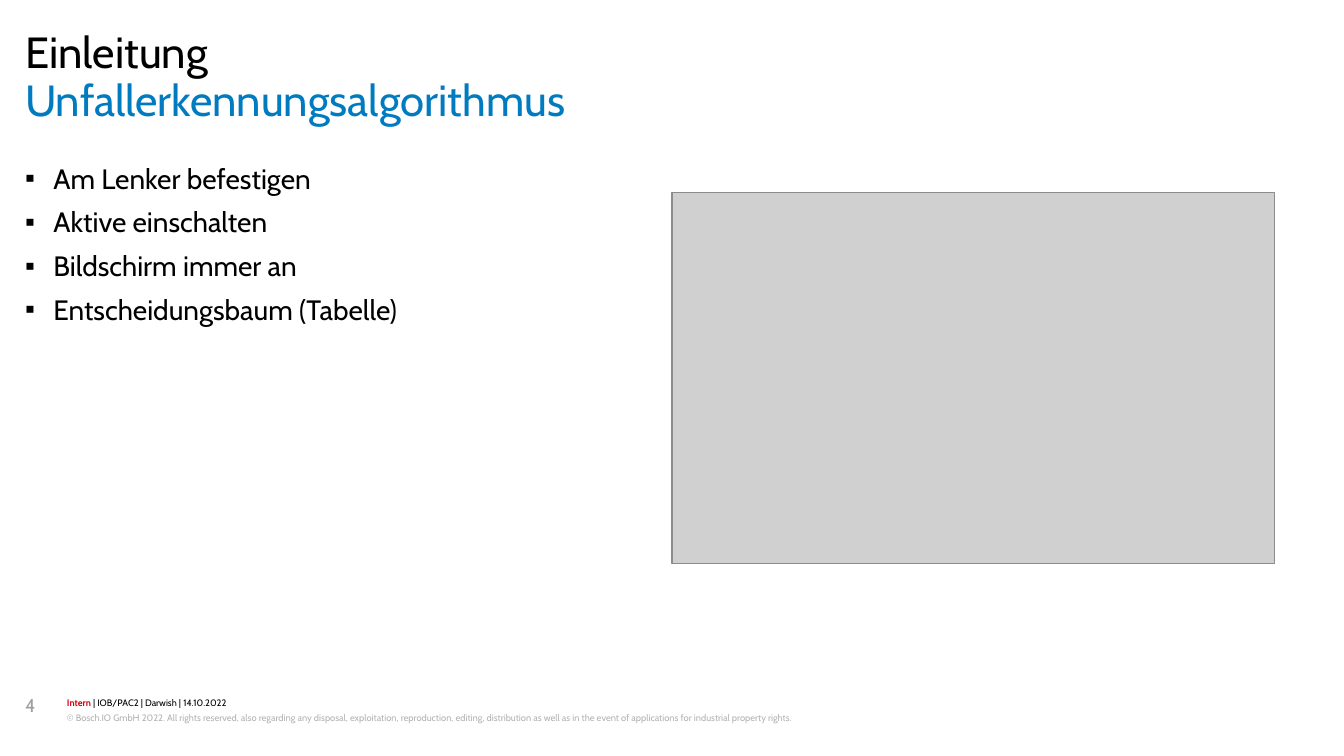
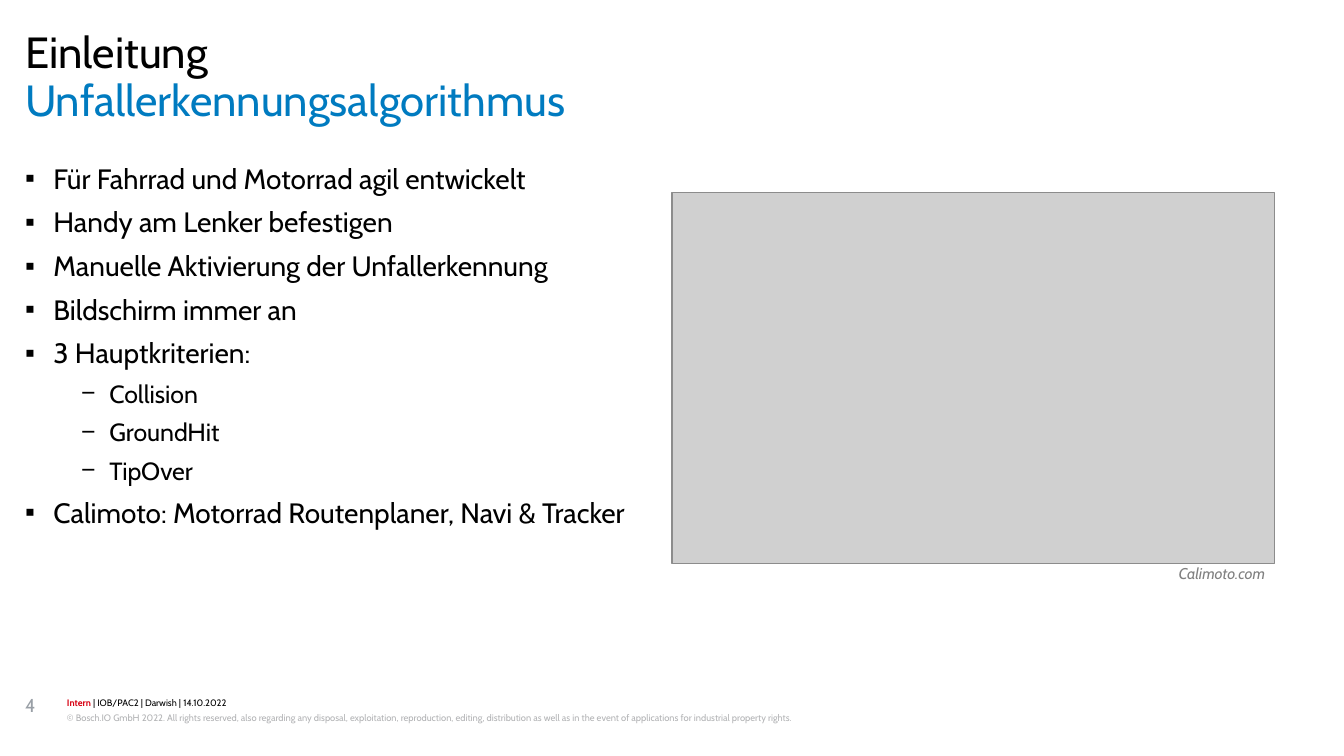
Before and after one commit to OaysDarwish/MasterArbeit, a slide deck: slide 4 of Zwischenvortrag_converted.pptx. Drawn at 1344x756 pixels with LibreOffice and Linux fonts; fonts in the diff are those of the drawing; grey boxes stand for pictures; background and template pictures are left out. Boxes give left, top, right and bottom in pixels: in the first picture for what was removed or moved away, otherwise in the second. Text is boxed around its words. In the diff, an @@ line names an element or a change of style, - is before the commit and + after.

```diff
--- a/Zwischenvortrag_converted.pptx
+++ b/Zwischenvortrag_converted.pptx
@@ text at bbox=[53, 168, 548, 283]: text changed @@
-▪ Am Lenker befestigen
-▪ Aktive einschalten
+▪ Für Fahrrad und Motorrad agil entwickelt
+▪ Handy am Lenker befestigen
+▪ Manuelle Aktivierung der Unfallerkennung
@@ text at bbox=[53, 342, 625, 529]: text changed @@
-▪ Entscheidungsbaum (Tabelle)
+▪ 3 Hauptkriterien:
+  − Collision
+  − GroundHit
+  − TipOver
+▪ Calimoto: Motorrad Routenplaner, Navi & Tracker
@@ text added at bbox=[1179, 567, 1266, 579], 10 pt, text #808080, italic @@
+Calimoto.com
```
Also in this commit, not shown: 6 other slides changed, 4 slides added, 4 slides removed, 1 other file.
